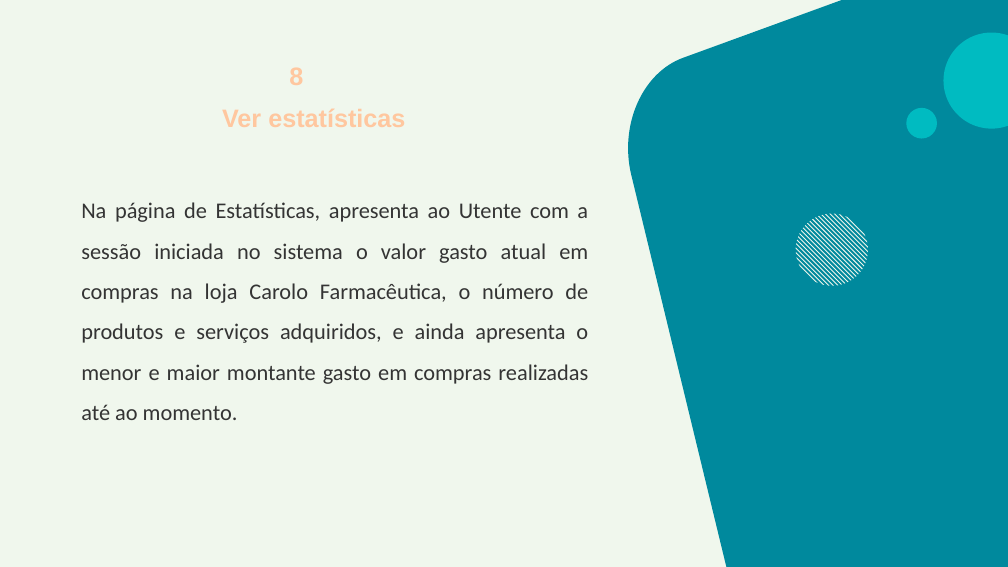
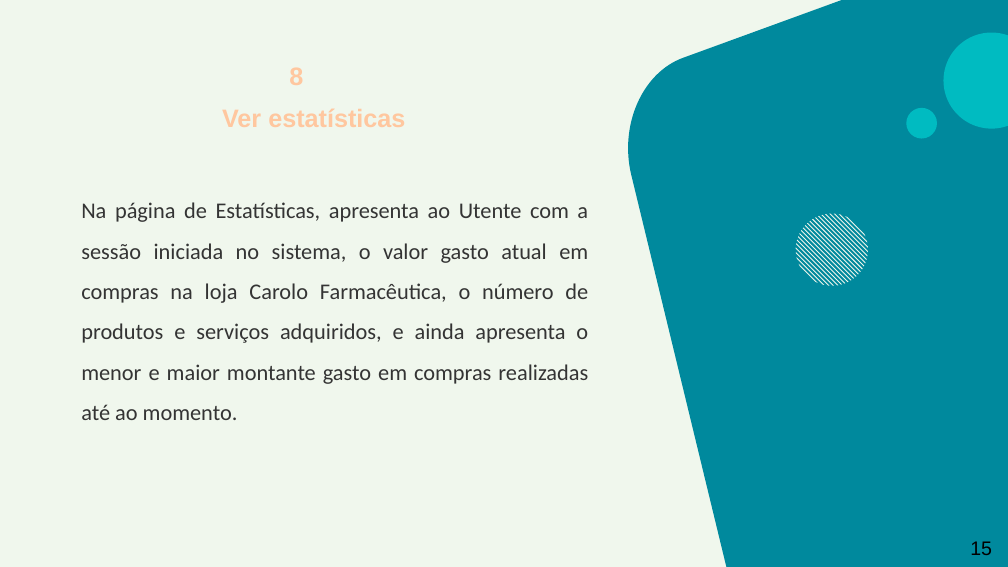
Before and after one commit to HugoDias27/ProjetoAMSI, a slide deck: slide 15 of PPT Projeto AMSI.pptx. Drawn at 1008x567 pixels with LibreOffice and Linux fonts; fonts in the diff are those of the drawing. Boxes give left, top, right and bottom in pixels: in the first picture for what was removed or moved away, otherwise in the second. Text is boxed around its words. In the diff, an @@ line names an element or a change of style, - is before the commit and + after.

```diff
--- a/PPT Projeto AMSI.pptx
+++ b/PPT Projeto AMSI.pptx
@@ subtitle at bbox=[81, 202, 588, 420]: text changed @@
-Na página de Estatísticas, apresenta ao Utente com a sessão iniciada no sistema o valor gasto atual em compras na loja Carolo Farmacêutica, o número de produtos e serviços adquiridos, e ainda apresenta o menor e maior montante gasto em compras realizadas até ao momento.
+Na página de Estatísticas, apresenta ao Utente com a sessão iniciada no sistema, o valor gasto atual em compras na loja Carolo Farmacêutica, o número de produtos e serviços adquiridos, e ainda apresenta o menor e maior montante gasto em compras realizadas até ao momento.
@@ text added at bbox=[970, 541, 992, 555], 14 pt, text #000000 @@
+15
```
Also in this commit, not shown: 23 other slides changed, 11 slides added.
